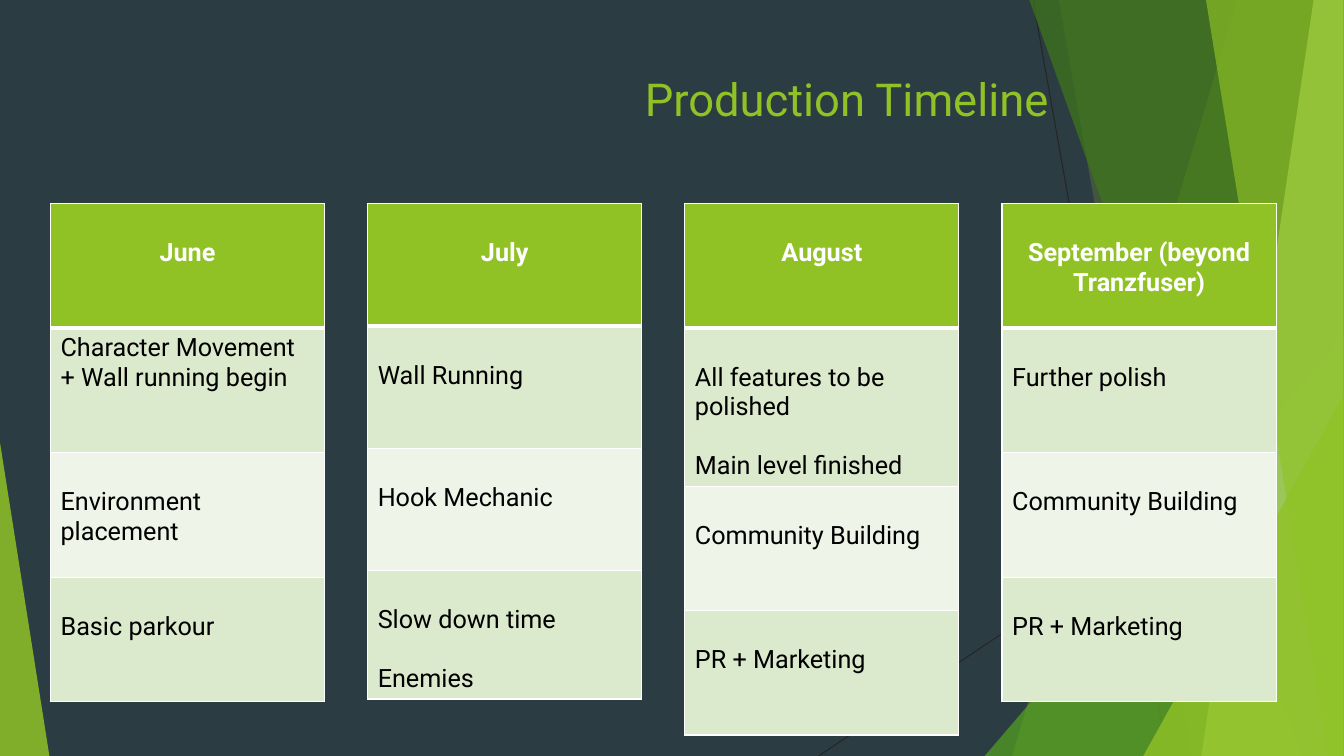
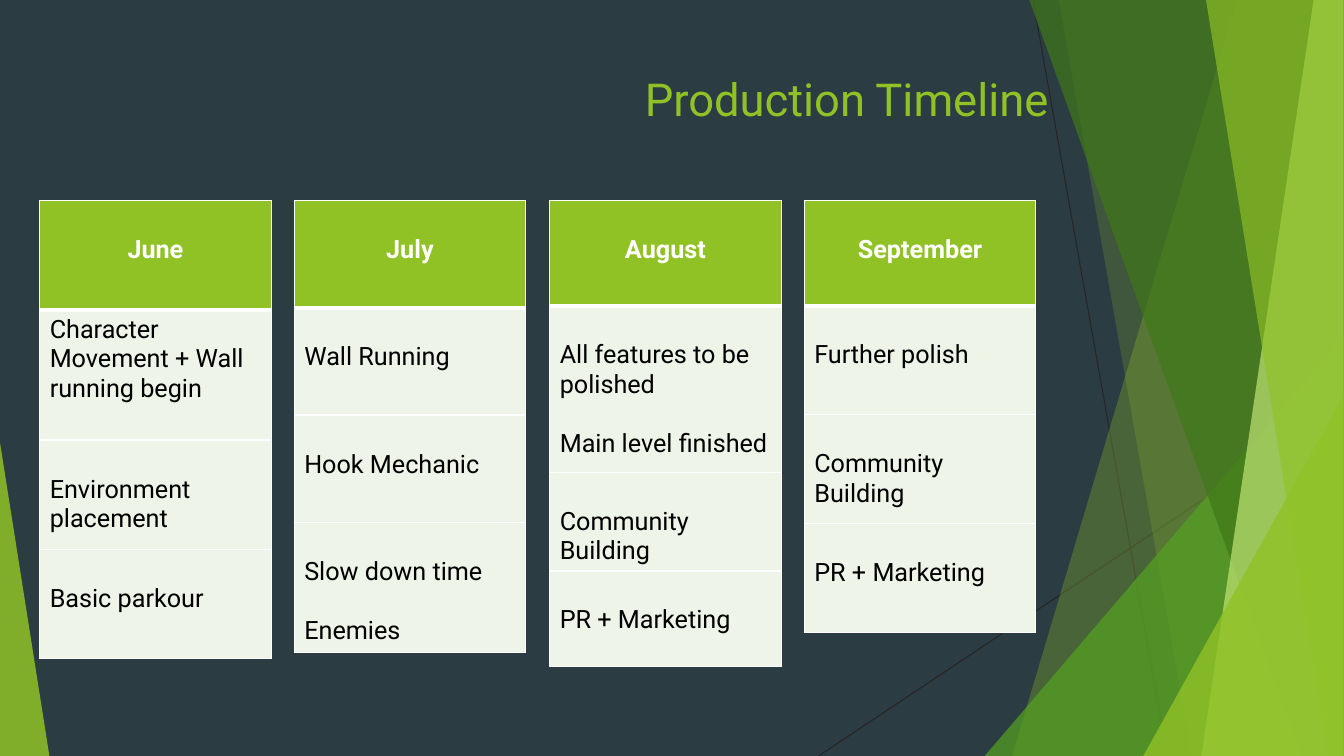
Before and after one commit to Pilokio/Tranzfuser, a slide deck: slide 9 of Virtual Pitch Presentation/Pitch.pptx. Drawn at 1344x756 pixels with LibreOffice and Linux fonts; fonts in the diff are those of the drawing. Boxes give left, top, right and bottom in pixels: in the first picture for what was removed or moved away, otherwise in the second. Text is boxed around its words. In the diff, an @@ line names an element or a change of style, - is before the commit and + after.

```diff
--- a/Virtual Pitch Presentation/Pitch.pptx
+++ b/Virtual Pitch Presentation/Pitch.pptx
@@ table at <box>39,201,271,658</box> @@
@@ fill #DBE9CD to #EEF4E8 in 2 cells @@
@@ table: place and size @@
-table at <box>50,204,325,702</box>
+table at <box>39,201,271,658</box>
@@ table at <box>294,201,526,653</box> @@
@@ fill #DBE9CD to #EEF4E8 in 2 cells @@
@@ table: place and size @@
-table at <box>368,204,642,702</box>
+table at <box>294,201,526,653</box>
@@ table at <box>549,201,781,668</box> @@
@@ fill #DBE9CD to #EEF4E8 in 2 cells @@
@@ table: place and size @@
-table at <box>685,204,959,738</box>
+table at <box>549,201,781,668</box>
@@ table at <box>805,201,1036,633</box> @@
-row 1, column 1: September (beyond Tranzfuser)
+row 1, column 1: September
@@ fill #DBE9CD to #EEF4E8 in 2 cells @@
@@ table: place and size @@
-table at <box>1002,204,1276,702</box>
+table at <box>805,201,1036,633</box>
```
Also in this commit, not shown: 3 other slides changed, 5 other files.
